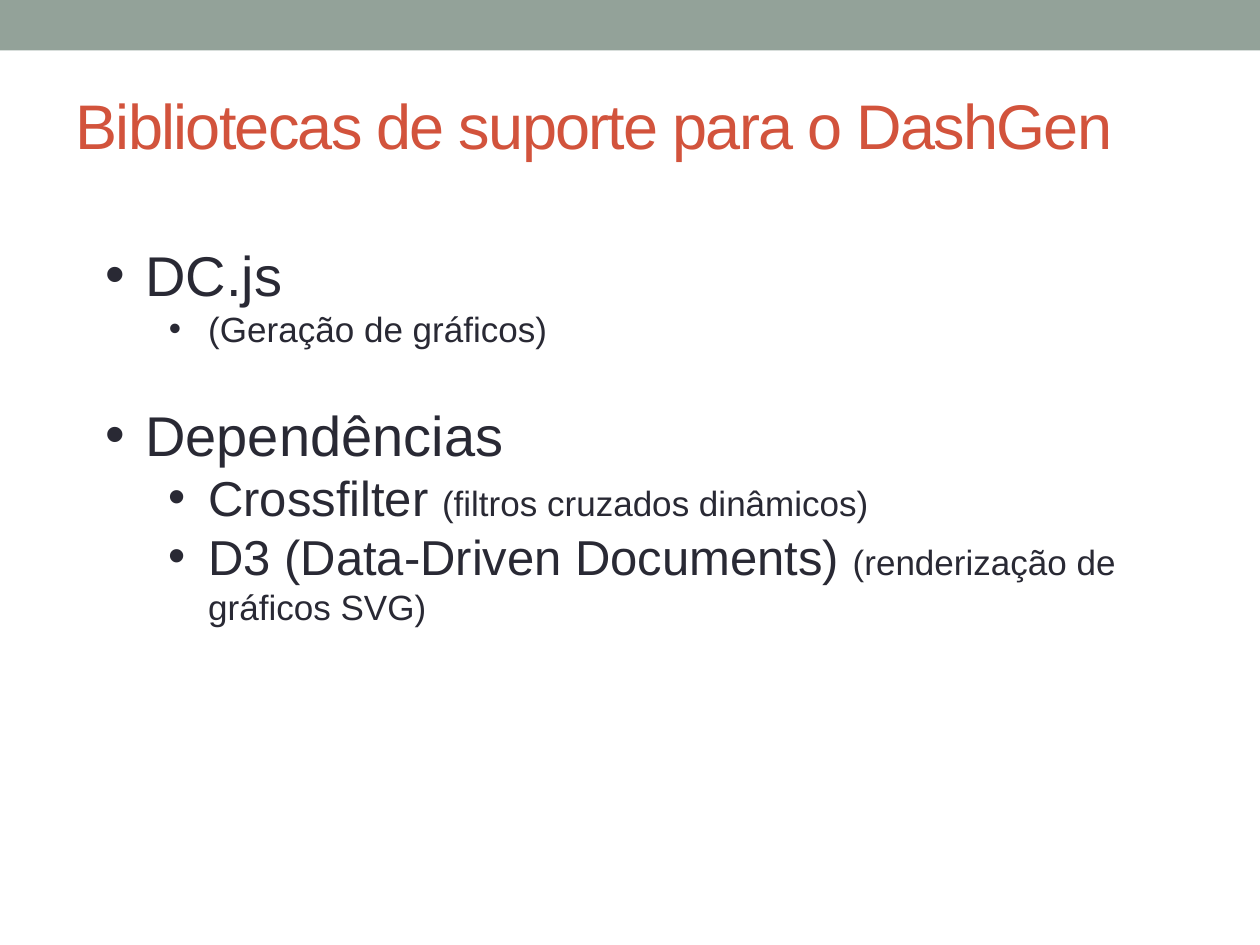
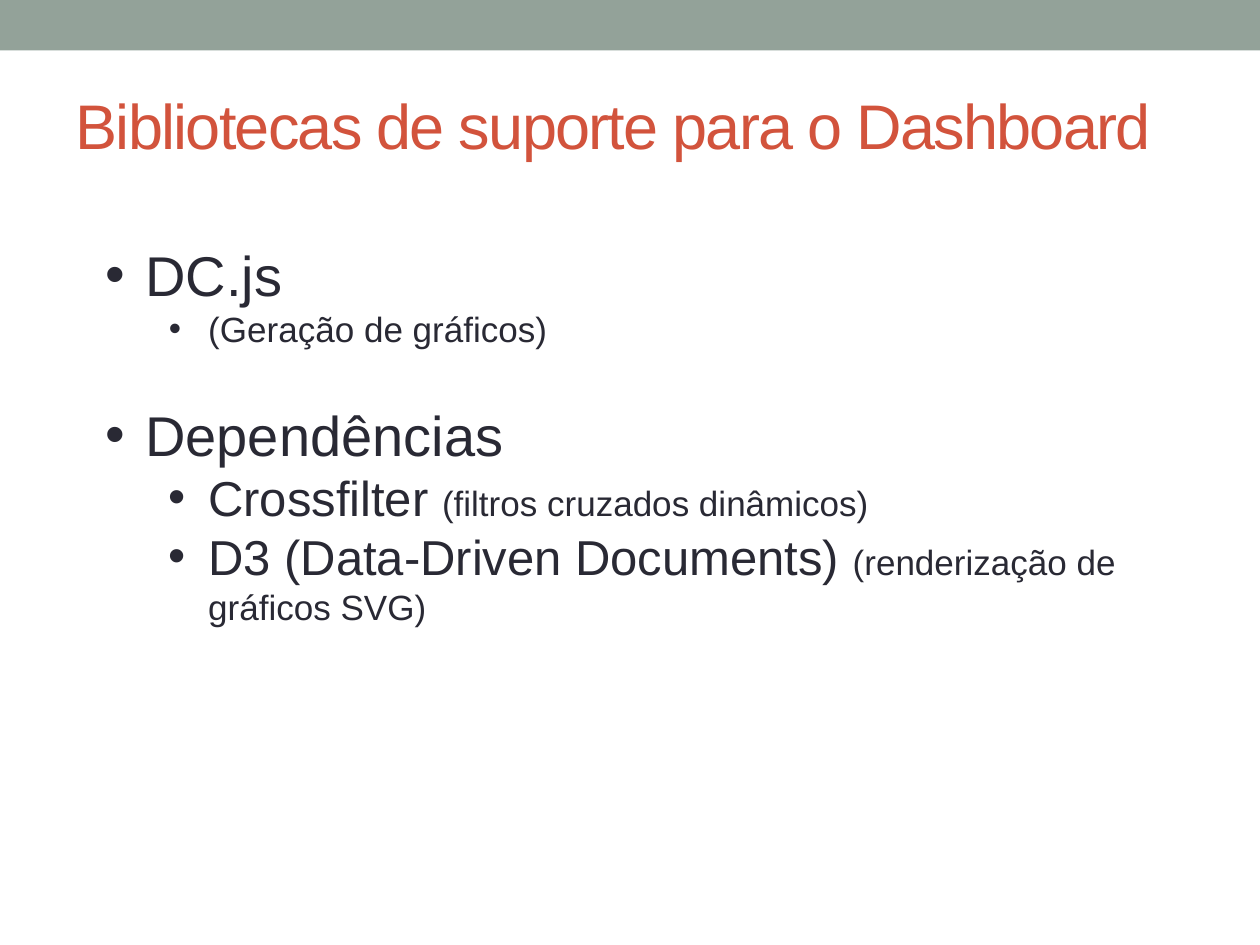
Before and after one commit to glaubergad/tccrepo, a slide deck: slide 16 of mono/Defesa TCC - DashGen - FINAL.pptx (slide 19 before the commit). Drawn at 1260x945 pixels with LibreOffice and Linux fonts; fonts in the diff are those of the drawing. Boxes give left, top, right and bottom in pixels: in the first picture for what was removed or moved away, otherwise in the second. Text is boxed around its words. In the diff, an @@ line names an element or a change of style, - is before the commit and + after.

```diff
--- a/mono/Defesa TCC - DashGen - FINAL.pptx
+++ b/mono/Defesa TCC - DashGen - FINAL.pptx
@@ title at bbox=[76, 103, 1150, 160]: text changed @@
-Bibliotecas de suporte para o DashGen
+Bibliotecas de suporte para o Dashboard
```
Also in this commit, not shown: 8 other slides changed, 3 slides added, 5 slides removed, 3 other files.
